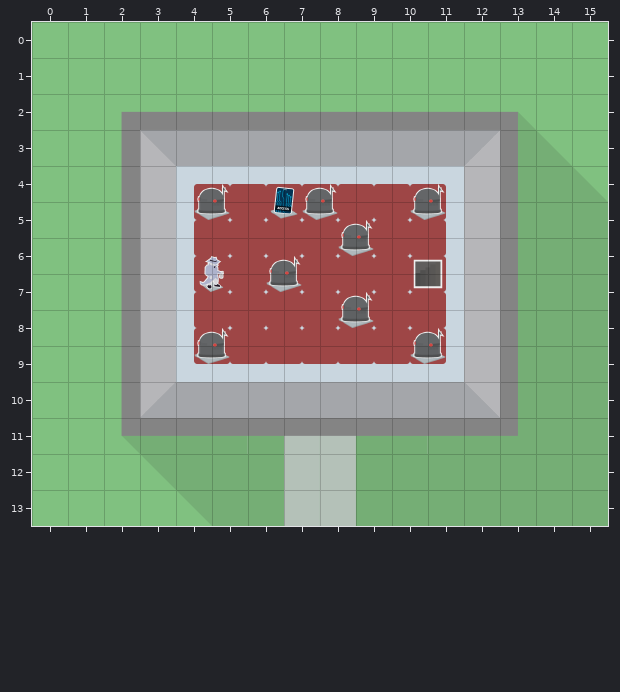
An edit to a level. Tiled map (JSON), src/resources/maps/level-2-floor-4.json. This is how it looked before the edit.
Cells are 75x75 px. Shown: x 0..15, y 0..13. Layer "Assets" is drawn 38,38 px off the grid. Layer "Tiles" is drawn 38,38 px off the grid.
After the commit:
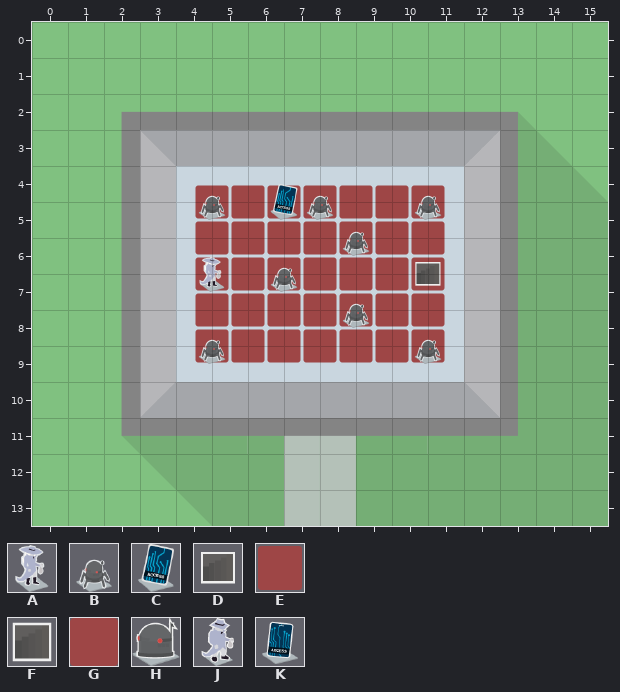
Key: from "assets": A 0 "START", B 2 "ENEMY", C 11 "KEY", D 15 "EXIT", E 59 "BLANK"; from "tiles": F 1, G 5, H 6, J 7, K 9.
_ is an empty cell.
The edit:
{"where": "layer \"Tiles\""}
{"y":4,"x":4,"old":"GGGGGGG","new":"EEEEEEE"}
{"y":5,"x":4,"old":"GGGGGGG","new":"EEEEEEE"}
{"y":6,"x":4,"old":"GGGGGGG","new":"EEEEEEE"}
{"y":7,"x":4,"old":"GGGGGGG","new":"EEEEEEE"}
{"y":8,"x":4,"old":"GGGGGGG","new":"EEEEEEE"}
{"where": "layer \"Assets\""}
{"y":4,"x":4,"old":"H","new":"B"}
{"y":4,"x":6,"old":"KH","new":"CB"}
{"y":4,"x":10,"old":"H","new":"B"}
{"y":5,"x":8,"old":"H","new":"B"}
{"y":6,"x":4,"old":"J","new":"A"}
{"y":6,"x":6,"old":"H","new":"B"}
{"y":6,"x":10,"old":"F","new":"D"}
{"y":7,"x":8,"old":"H","new":"B"}
{"y":8,"x":4,"old":"H","new":"B"}
{"y":8,"x":10,"old":"H","new":"B"}
{"label":"changed","picture_box":[194,184,446,364]}
